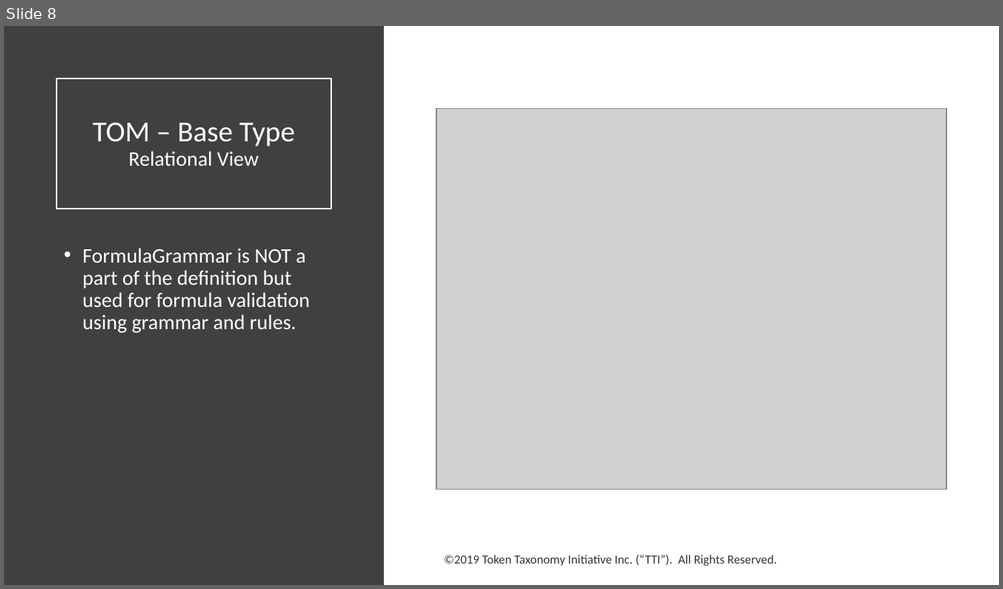
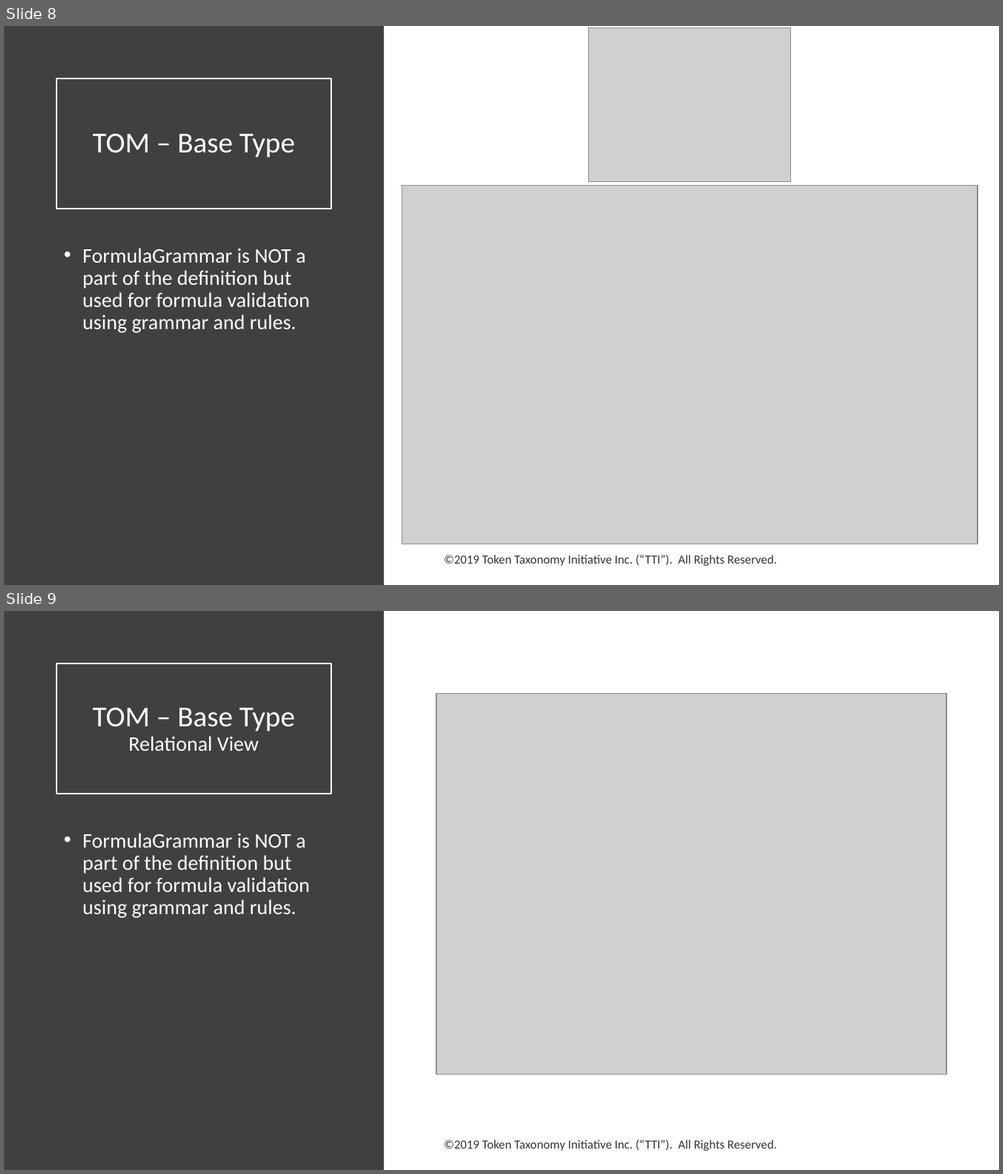
Before and after one commit to vipinsun/TokenTaxonomyFramework-pub, a slide deck: presentations/TTF-Technical.pptx. Shown one above the other, each under a label of ours: slide 8 before the commit, slides 8 and 9 after it. The pictures are 1003x589 and 1003x1174 pixels, drawn with LibreOffice and Linux fonts; fonts in the diff are those of the drawing; grey boxes stand for pictures. Boxes give left, top, right and bottom in pixels: in the first picture for what was removed or moved away, otherwise in the second. Text is boxed around its words. In the diff, an @@ line names an element or a change of style, - is before the commit and + after.

```diff
--- a/presentations/TTF-Technical.pptx
+++ b/presentations/TTF-Technical.pptx
@@ slide 8 added at (x1=4, y1=26, x2=999, y2=585), background #FFFFFF @@
@@ rectangle added at (x1=4, y1=26, x2=384, y2=585), fill #404040 @@
@@ picture added at (x1=589, y1=27, x2=791, y2=182) @@
@@ title added at (x1=57, y1=79, x2=331, y2=209), outline #FFFFFF 1.5 pt, 28 pt, text #FFFFFF @@
+TOM – Base Type
@@ picture added at (x1=401, y1=186, x2=978, y2=545) @@
@@ text added at (x1=82, y1=248, x2=310, y2=333), 20 pt, text #FFFFFF @@
+• FormulaGrammar is NOT a part of the definition but used for formula validation using grammar and rules.
@@ text added at (x1=444, y1=555, x2=777, y2=566), 12 pt, text #000000 at 80% opacity @@
+©2019 Token Taxonomy Initiative Inc. (“TTI”). All Rights Reserved.
@@ what was slide 8 is now slide 9 @@
```
Also in this commit, not shown: 1 slide changed, 4 other slides added, 9 other files.
